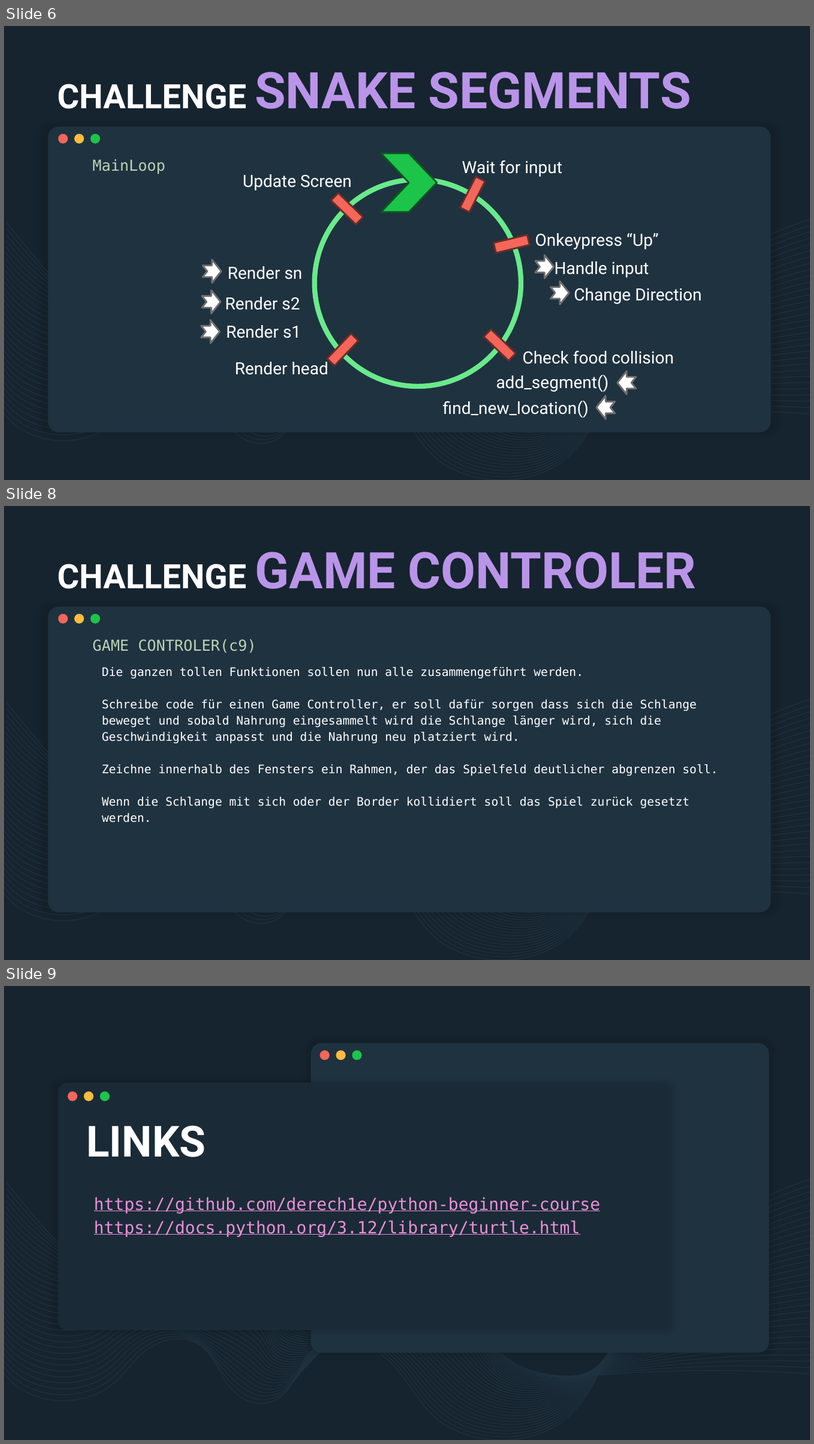
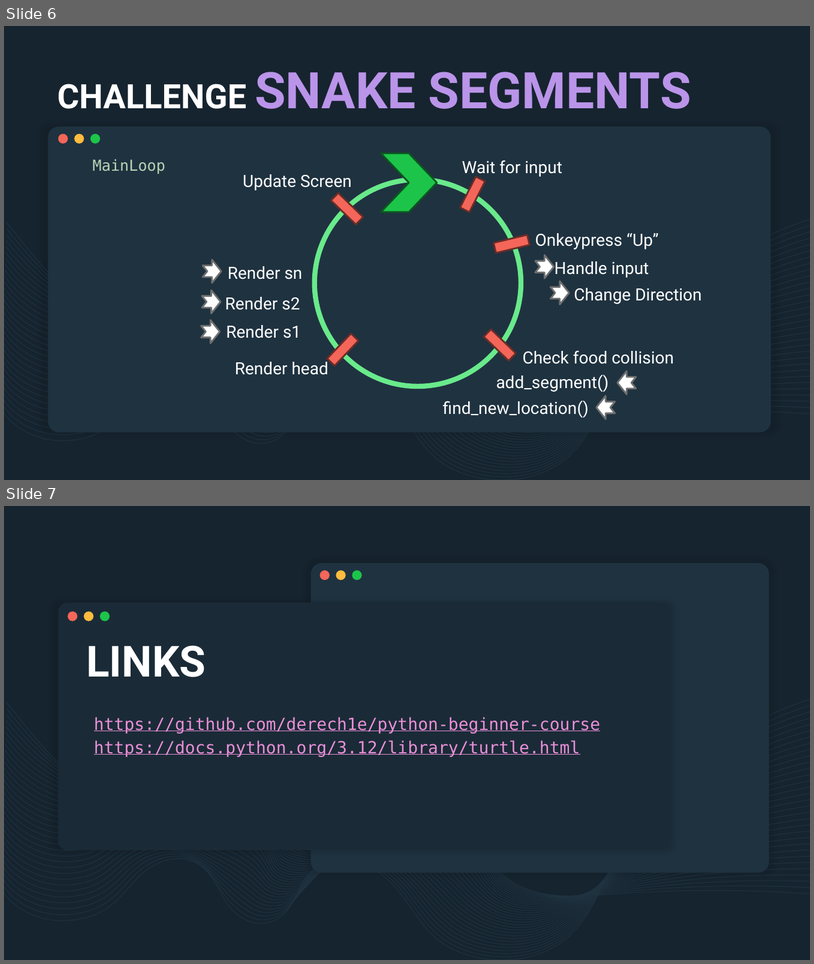
Before and after one commit to derech1e/python-beginner-course, a slide deck: 008/lesson_8.pptx. Shown one above the other, each under a label of ours: slides 6, 8 and 9 before the commit, slides 6 and 7 after it; the slides between them are not shown. The pictures are 814x1444 and 814x964 pixels, drawn with LibreOffice and Linux fonts; fonts in the diff are those of the drawing. Boxes give left, top, right and bottom in pixels: in the first picture for what was removed or moved away, otherwise in the second. Text is boxed around its words. In the diff, an @@ line names an element or a change of style, - is before the commit and + after.

```diff
--- a/008/lesson_8.pptx
+++ b/008/lesson_8.pptx
@@ slide 8 removed at <box>4,506,810,960</box>, background #16242F; not listed: 36 template elements that a slide beside it also shows @@
@@ title removed at <box>57,552,697,589</box> @@
-CHALLENGE GAME CONTROLER
@@ subtitle removed at <box>93,639,257,653</box> @@
-GAME CONTROLER(c9)
@@ text removed at <box>102,667,718,808</box> @@
-Die ganzen tollen Funktionen sollen nun alle zusammengeführt werden.
-Schreibe code für einen Game Controller, er soll dafür sorgen dass sich die Schlange beweget und sobald Nahrung eingesammelt wird die Schlange länger wird, sich die Geschwindigkeit anpasst und die Nahrung neu platziert wird.
-Zeichne innerhalb des Fensters ein Rahmen, der das Spielfeld deutlicher abgrenzen soll.
-Wenn die Schlange mit sich oder der Border kollidiert soll das Spiel zurück gesetzt werden.
@@ what was slide 9 is now slide 7 @@
```
Also in this commit, not shown: 1 slide changed, 1 other slide removed, 33 other files.
